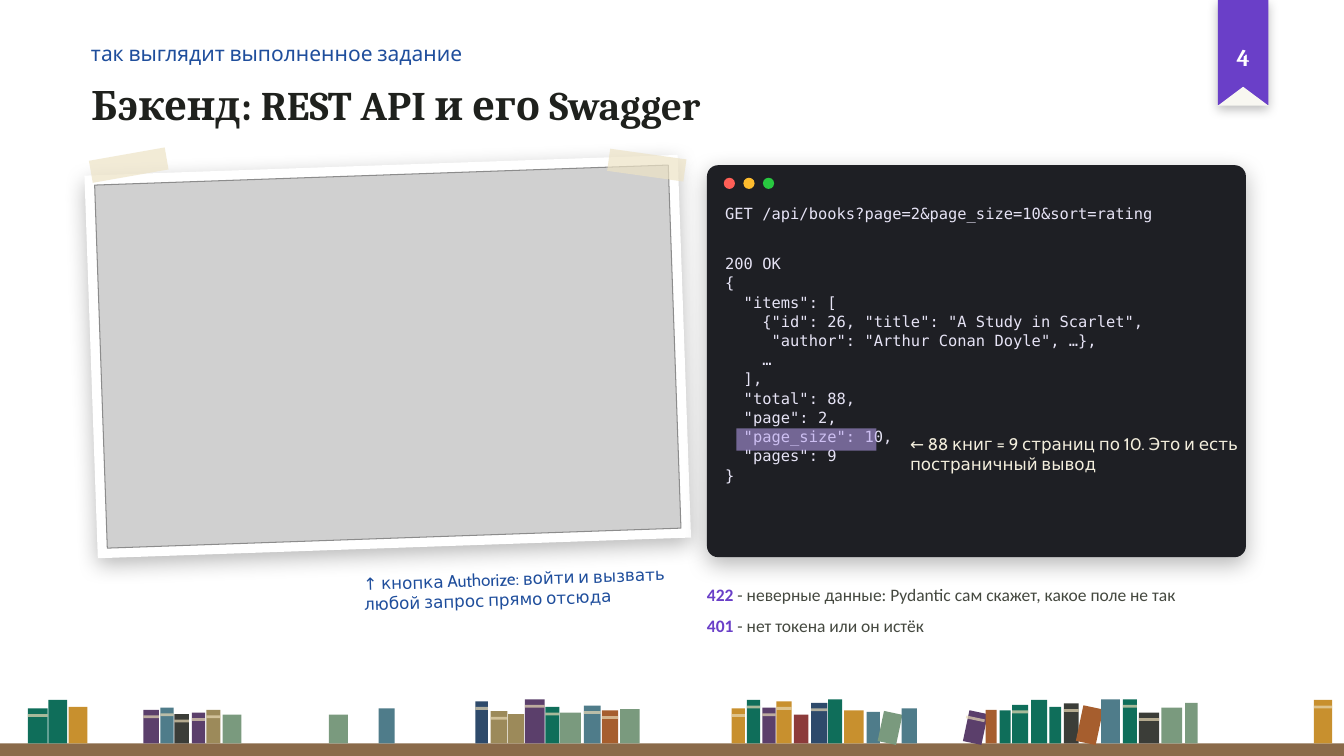
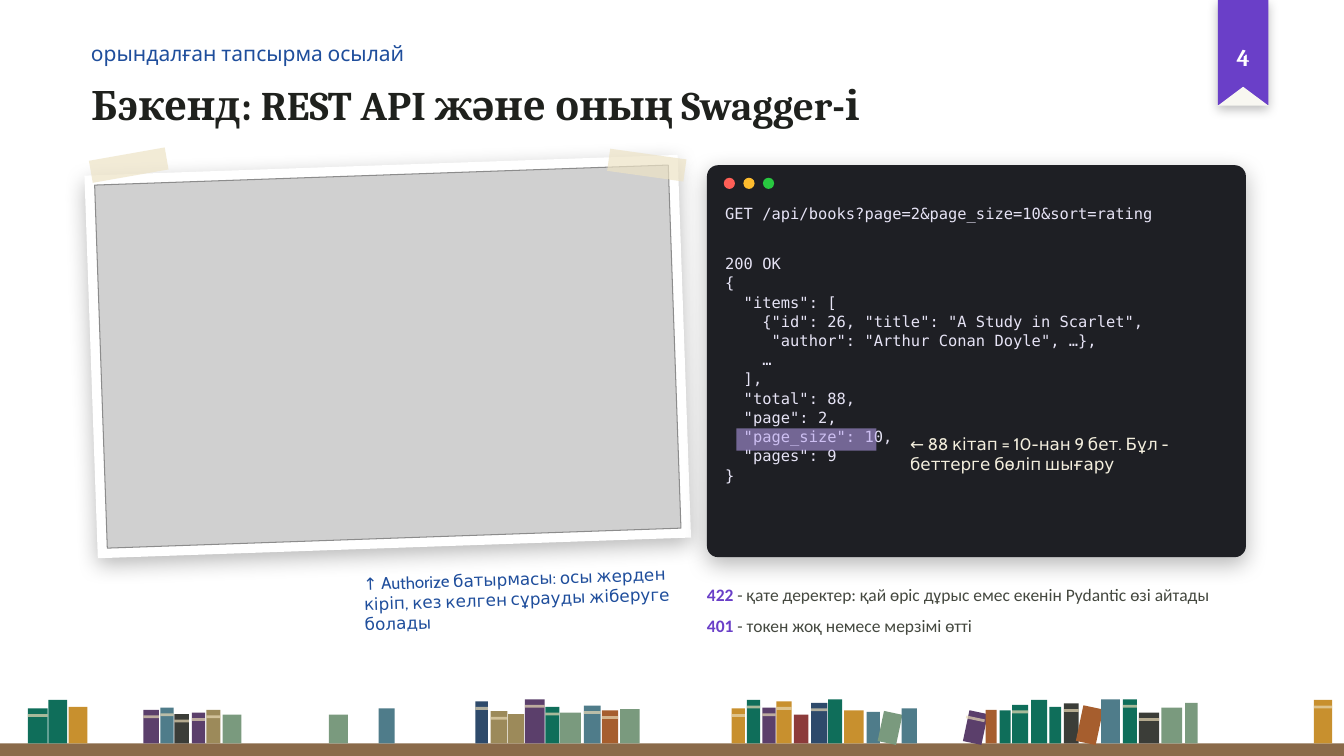
Before and after one commit to Kioku-0/oqu, a slide deck: slide 4 of Для_сдачи/2_Презентации/Оқу_предзащита_рус-каз.pptx. Drawn at 1344x756 pixels with LibreOffice and Linux fonts; fonts in the diff are those of the drawing; grey boxes stand for pictures; background and template pictures are left out. Boxes give left, top, right and bottom in pixels: in the first picture for what was removed or moved away, otherwise in the second. Text is boxed around its words. In the diff, an @@ line names an element or a change of style, - is before the commit and + after.

```diff
--- a/Для_сдачи/2_Презентации/Оқу_предзащита_рус-каз.pptx
+++ b/Для_сдачи/2_Презентации/Оқу_предзащита_рус-каз.pptx
@@ text at box(91, 45, 404, 66): text changed @@
-так выглядит выполненное задание
+орындалған тапсырма осылай
@@ text at box(91, 88, 859, 129): text changed @@
-Бэкенд: REST API и его Swagger
+Бэкенд: REST API және оның Swagger-і
@@ text at box(910, 437, 1158, 474): text changed @@
-← 88 книг = 9 страниц по 10. Это и есть постраничный вывод
+← 88 кітап = 10-нан 9 бет. Бұл - беттерге бөліп шығару
@@ text at box(364, 573, 593, 631): text changed @@
-↑ кнопка Authorize: войти и вызвать любой запрос прямо отсюда
+↑ Authorize батырмасы: осы жерден кіріп, кез келген сұрауды жіберуге болады
@@ text at box(707, 589, 1209, 635): text changed @@
-422 - неверные данные: Pydantic сам скажет, какое поле не так
-401 - нет токена или он истёк
+422 - қате деректер: қай өріс дұрыс емес екенін Pydantic өзі айтады
+401 - токен жоқ немесе мерзімі өтті
```
Also in this commit, not shown: 7 other slides changed, 4 slides added, 4 slides removed, 5 other files.
